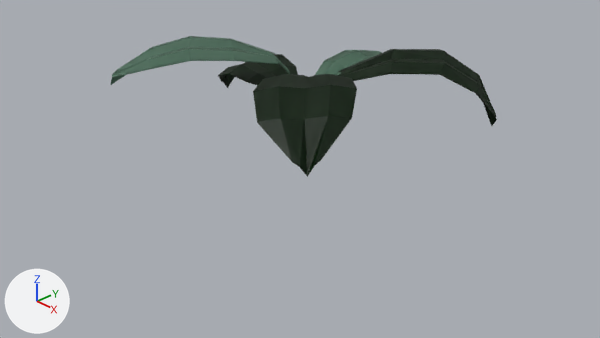
Two versions of the Blender file TeamProject/BlenderFiles/foliage.blend, one commit apart.
Both versions are drawn from the file's camera 'Camera'. Lighting does not change. The marker at lower left points along +X, +Y and +Z.

The first picture shows 'leaf', 'leaf.001', 'leaf.002', 'leaf.003', 'leaf.004'.
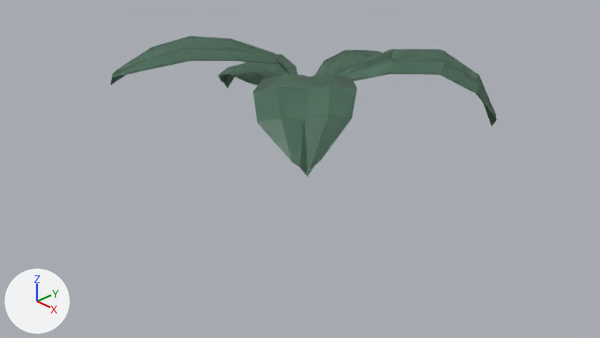
Location of each change, (x1, y1, x2, y2) in pixels of the pictures (600 x 338 px):
'leaf.003', recoloured (black to green)
    both: (253, 74, 357, 177)
'leaf.002', recoloured (black to green)
    both: (338, 49, 497, 126)
'leaf', recoloured (black to green)
    both: (218, 54, 298, 88)

The change, as a list of edits to the scene's bpy script:
```text
Change me_plane_001:
    where me_plane_001.from_pydata(...)  # 148 vertices, 96 faces; spans x -1.16..0.83, y 0.29..2.6, z 0.61..2.19
    remove me_plane_001.materials.append(mat_material_001)  # black #022601
    add me_plane_001.materials.append(mat_material)  # green #658c76
Change me_plane_002:
    where me_plane_002.from_pydata(...)  # 148 vertices, 96 faces; spans x -1.14..1.2, y 0.31..2.68, z 0.15..1.79
    remove me_plane_002.materials.append(mat_material_001)  # black #022601
    add me_plane_002.materials.append(mat_material)  # green #658c76
Change me_plane_004:
    where me_plane_004.from_pydata(...)  # 148 vertices, 96 faces; spans x -0.51..1.48, y 0.3..2.16, z -0.2..0.93
    remove me_plane_004.materials.append(mat_material_001)  # black #022601
    add me_plane_004.materials.append(mat_material)  # green #658c76
```
